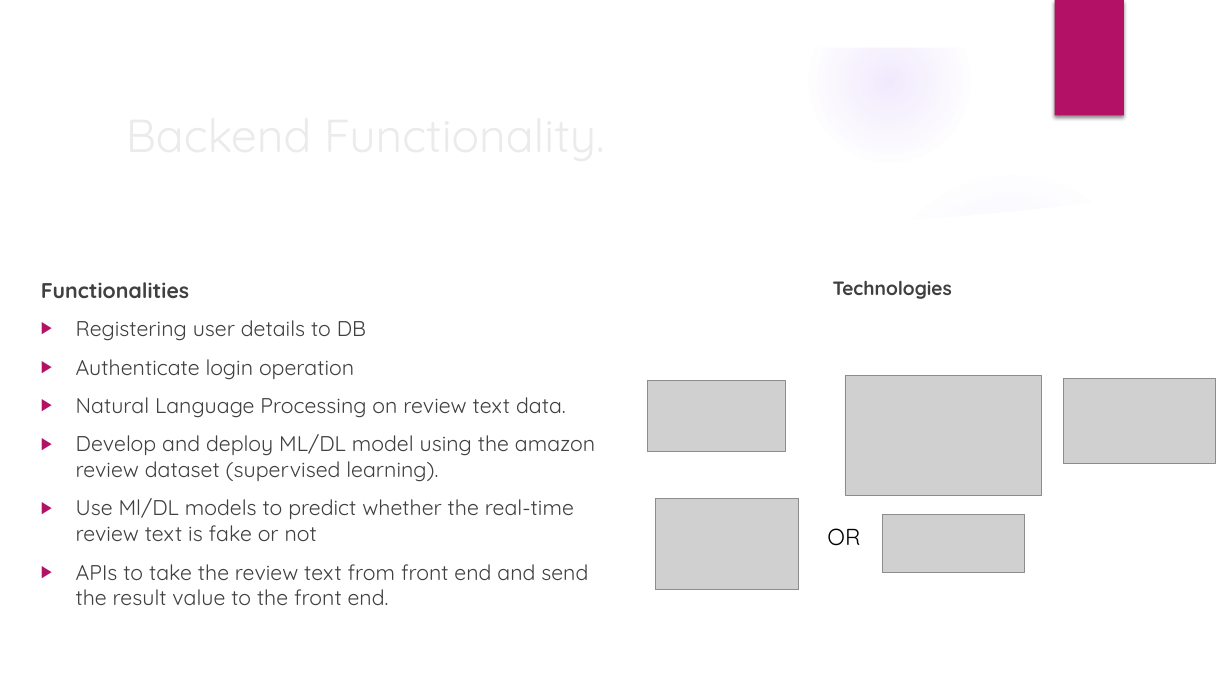
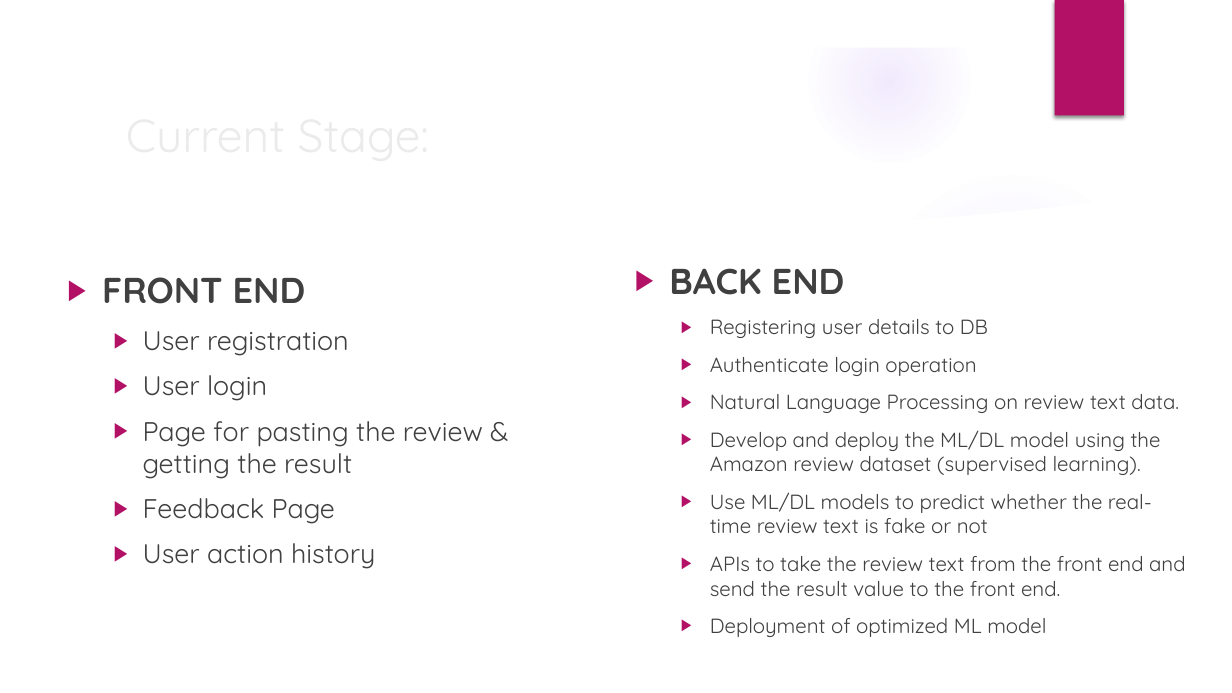
Before and after one commit to ninjasneural/fake_review_predict, a slide deck: slide 3 of Fraud_review_detection_web_app_ProjectPlan.pptx (slide 6 before the commit). Drawn at 1232x693 pixels with LibreOffice and Linux fonts; fonts in the diff are those of the drawing; grey boxes stand for pictures; background and template pictures are left out. Boxes give left, top, right and bottom in pixels: in the first picture for what was removed or moved away, otherwise in the second. Text is boxed around its words. In the diff, an @@ line names an element or a change of style, - is before the commit and + after.

```diff
--- a/Fraud_review_detection_web_app_ProjectPlan.pptx
+++ b/Fraud_review_detection_web_app_ProjectPlan.pptx
@@ title at (116, 98, 1002, 169): text changed @@
-Backend Functionality.
+Current Stage:
@@ text "BACK END": place and size @@
-text "BACK END" at (41, 282, 595, 605)
+text "BACK END" at (669, 268, 1186, 637)
@@ text at (669, 268, 845, 295): text changed; size 16.6 to 28 pt @@
-Functionalities
+▶ BACK END
@@ text added at (102, 277, 483, 569), 21 pt, text #404040 @@
+▶ FRONT END
+  ▶ User registration
+  ▶ User login
+  ▶ Page for pasting the review & getting the result
+  ▶ Feedback Page
+  ▶ User action history
@@ text removed at (833, 281, 952, 299) @@
-Technologies
@@ text at (710, 319, 1179, 413): size 16.6 to 16 pt in "Registering user details to DB", "Authenticate login operation", "Natural Language Processing on review text data."; list level 1 to 2 in "Registering user details to DB"; list level 1 to 2 in "Authenticate login operation"; list level 1 to 2 in "Natural Language Processing on review ..." @@
@@ picture removed at (648, 381, 786, 452) @@
@@ picture removed at (845, 376, 1041, 495) @@
@@ picture removed at (1063, 378, 1215, 464) @@
@@ text at (710, 430, 1186, 637): text changed; size 16.6 to 16 pt @@
-▶ Develop and deploy ML/DL model using the amazon review dataset (supervised learning).
-▶ Use Ml/DL models to predict whether the real-time review text is fake or not
-▶ APIs to take the review text from front end and send the result value to the front end.
+  ▶ Develop and deploy the ML/DL model using the Amazon review dataset (supervised learning).
+  ▶ Use ML/DL models to predict whether the real-time review text is fake or not
+  ▶ APIs to take the review text from the front end and send the result value to the front end.
+  ▶ Deployment of optimized ML model
@@ picture removed at (656, 499, 799, 590) @@
@@ text removed at (827, 528, 860, 546) @@
-OR
@@ picture removed at (883, 515, 1025, 572) @@
```
Also in this commit, not shown: 4 other slides changed, 3 slides added, 5 slides removed.
